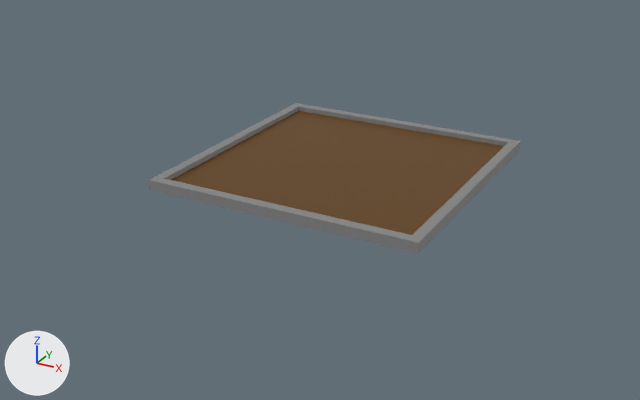
The Blender file Assets/Textures/Blender/Map.blend: old version first, new version second.
Camera for both pictures: a 50 mm camera at (148.0, -290.0, 128.0) aimed at (-6.0, -10.0, -12.0). Arrows for +X, +Y and +Z are at lower left; the lights stay in place.

Names of what the first picture shows: 'Center', 'LeftWall', 'RightWall', 'TopWall', 'TopWall.001'.
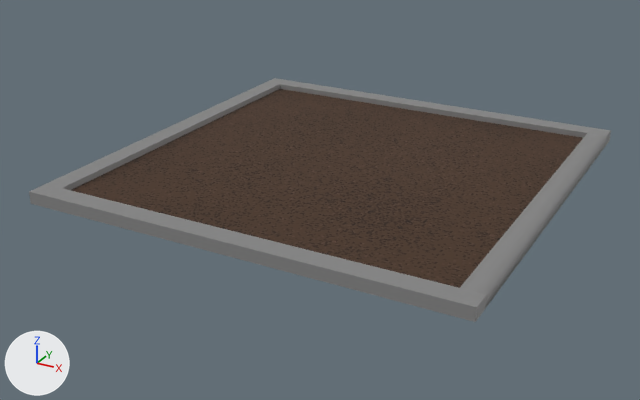
Commit message: Fixed Map

Location of each change, (x1, y1, x2, y2) in pixels of the pictures (640 x 400 px):
'Center', surface changed, rescaled (54% wider, 60% taller): before (172, 111, 504, 235); after (71, 89, 583, 288)
'TopWall.001', moved, rescaled (67% wider, 76% taller): before (149, 176, 423, 254); after (29, 184, 486, 322)
'RightWall', moved, rescaled (40% wider, 65% taller): before (413, 142, 518, 248); after (460, 133, 607, 309)
'TopWall', moved, rescaled (51% wider, 35% taller): before (293, 103, 521, 153); after (267, 78, 611, 146)
'LeftWall', moved, rescaled (63% wider, 43% taller): before (156, 105, 299, 180); after (46, 82, 280, 190)

The edits, one by one:
Picture 'Ground_v3.png' (img_ground_v3_png) is new.
In material 'Material.001' (mat_material_001), base_color is no longer (0.118, 0.0465, 0.0), brown #603d00.
In material 'Material.001' (mat_material_001), texture is now set to img_ground_v3_png.
In material 'Material.001' (mat_material_001), roughness goes from 0.5 to 1.0.
Object 'Center' (ob_center) is rescaled from (50.0, 50.0, 1.0) to (76.0, 76.0, 1.18).
Object 'LeftWall' (ob_leftwall) moves from (-52.0, 0.0, 1.0) to (-80.0, 0.0, 1.0).
Object 'LeftWall' (ob_leftwall) is rescaled from (2.0, 50.0, 2.0) to (4.0, 76.0, 2.36).
Object 'TopWall' (ob_topwall) moves from (0.0, 52.0, 1.0) to (0.0, 80.0, 1.0).
Object 'TopWall' (ob_topwall) is rescaled from (54.0, 2.0, 2.0) to (84.0, 4.0, 2.36).
Object 'RightWall' (ob_rightwall) moves from (52.0, 0.0, 1.0) to (80.0, 0.0, 1.0).
Object 'RightWall' (ob_rightwall) is rescaled from (2.0, 50.0, 2.0) to (4.0, 76.0, 2.36).
Object 'TopWall.001' (ob_topwall_001) moves from (0.0, -52.0, 1.0) to (0.0, -80.0, 1.0).
Object 'TopWall.001' (ob_topwall_001) is rescaled from (54.0, 2.0, 2.0) to (84.0, 4.0, 2.36).
